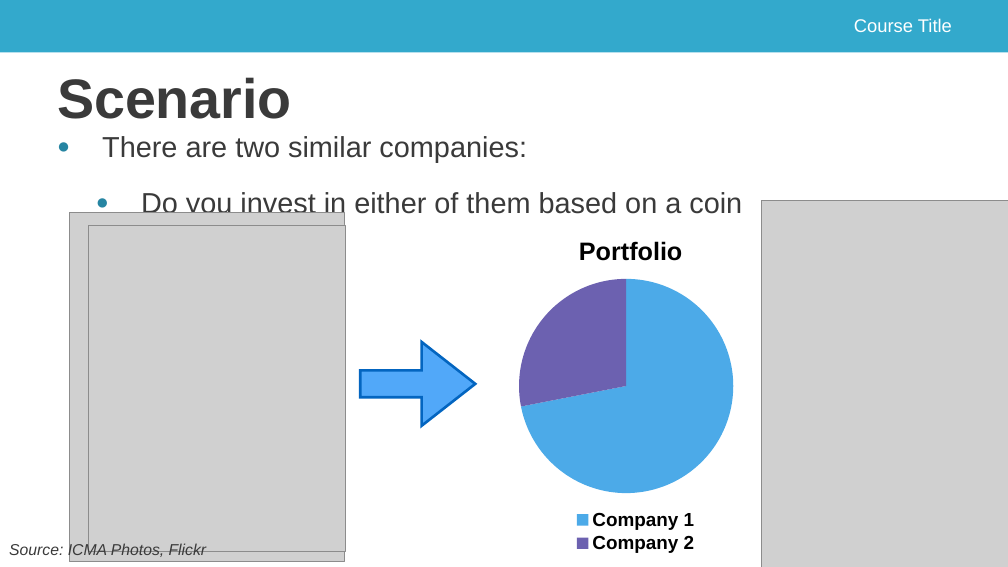
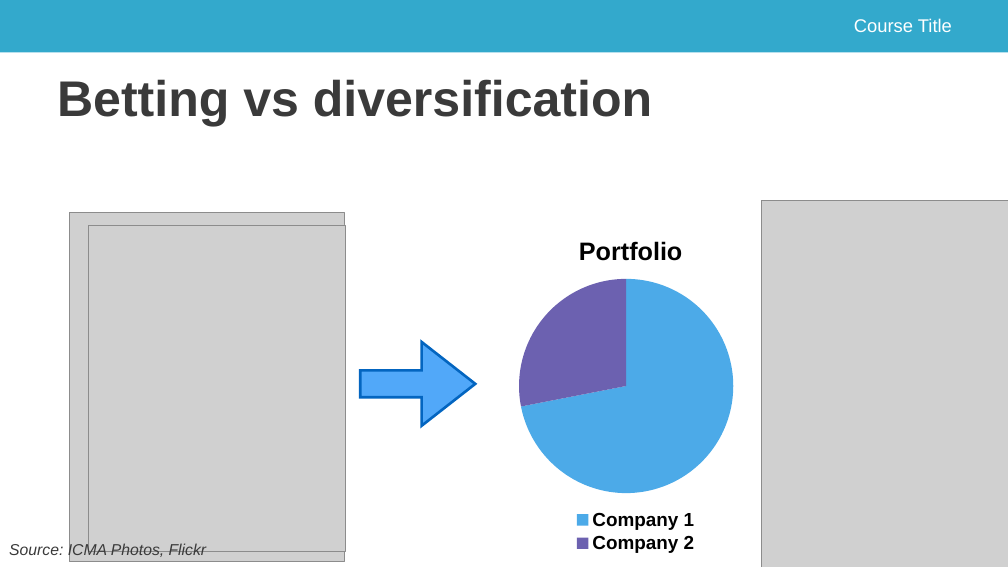
Before and after one commit to saciestudio/courses-intro-portfolio-analysis, a slide deck: slide 3 of scripts/ch_1_video_2.pptx (slide 2 before the commit). Drawn at 1008x567 pixels with LibreOffice and Linux fonts; fonts in the diff are those of the drawing; grey boxes stand for pictures; background and template pictures are left out. Boxes give left, top, right and bottom in pixels: in the first picture for what was removed or moved away, otherwise in the second. Text is boxed around its words. In the diff, an @@ line names an element or a change of style, - is before the commit and + after.

```diff
--- a/scripts/ch_1_video_2.pptx
+++ b/scripts/ch_1_video_2.pptx
@@ title at (57, 79, 652, 126): text changed; size 106 to 95.4 pt @@
-Scenario
+Betting vs diversification
@@ text removed at (102, 136, 742, 226) @@
-● There are two similar companies:
-  ● Do you invest in either of them based on a coin toss?
```
Also in this commit, not shown: 2 other slides changed, 1 slide added, 2 other files.
